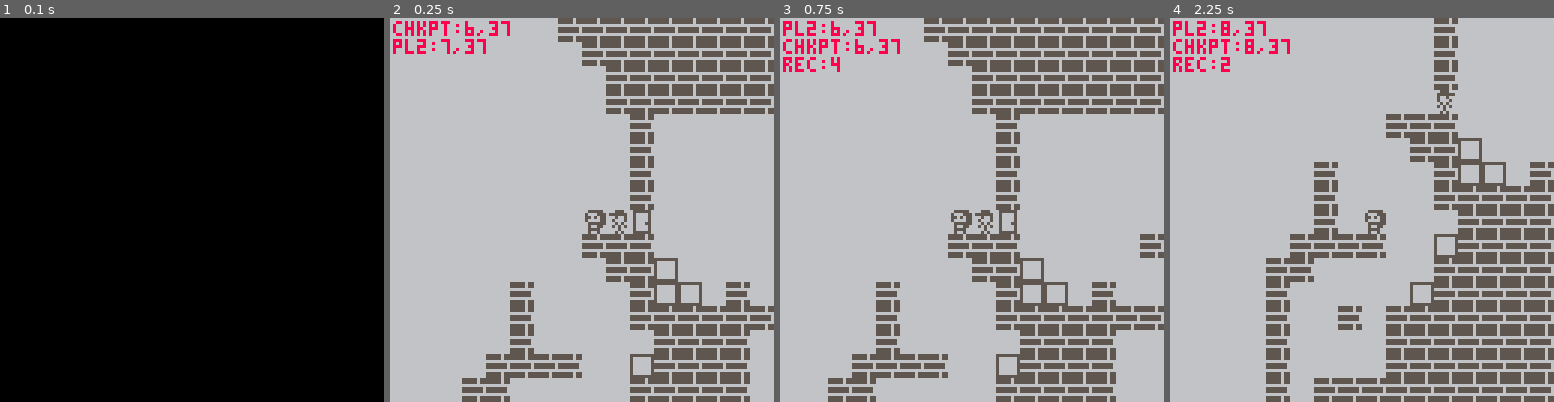
Above: before the commit, frames 1-4 (left to right).
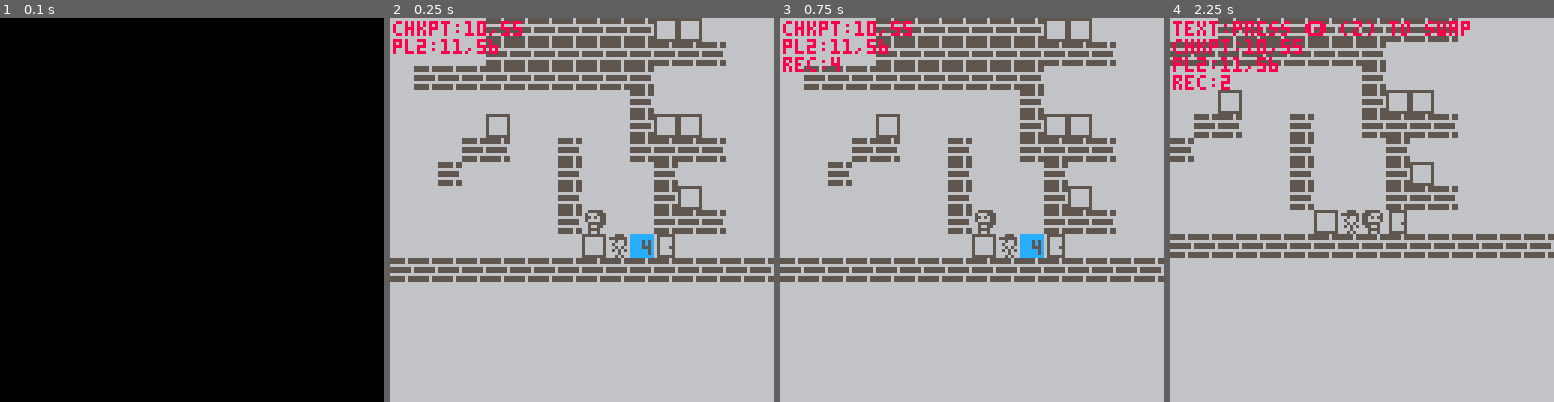
Above: after the commit, the same moments.

Repository: krscott/blockdudette
Game: PICO-8 cartridge blockdudette.p8
Two runs of this game, one before a commit and one after it. Both use one fixed random seed, a clock stepped at 60 frames per second and the inputs below.
Inputs:
- Up to frame 1 (0.1 s): no input
- Up to frame 2 (0.25 s): no input
- Up to frame 3 (0.75 s): tap X (X key) at 0.33 s; tap O (Z key) at 0.7 s
- Up to frame 4 (2.25 s): tap X (X key) at 1.07, 1.85 s; hold Right 1.6-2.1 s; tap O (Z key) at 1.7, 2.1 s; hold Up from 2.15 s (still down)

Frame 1 is identical in both runs. In frame 2, 27% of the frame differs, in the area x 0-100%, y 0-100%; in frame 3, 28%; in frame 4, 30%.

Commit message:
Add logic to force both players to hit checkpoint

Diff:
--- a/blockdudette.p8
+++ b/blockdudette.p8
@@ -173,9 +173,16 @@
 sp_block=3
 sp_pl=4
 sp_door=5
+sp_door_open=7
 sp_pl2=6
 sp_evt0=48
 sp_evt_max=59
+
+-- enums
+chkpt_none=0
+chkpt_pl1=1
+chkpt_pl2=2
+chkpt_all=3
 
 -- game objects
 go_bl={
@@ -231,6 +238,7 @@
 		events={},
 		chkpt_state={},
 		chkpts_hit={},
+		coop=false,
 	})
 end
 
@@ -247,8 +255,17 @@
 			state.chkpt_state)
 	end
 
-	if inp.o then
-		return swap_players(state)
+	if inp.o	and state.coop then
+		local chkpt=get2d(
+			state.chkpts_hit,pl2.x,pl2.y
+		)
+
+		if chkpt==nil
+				or chkpt==chkpt_none
+				or chkpt==chkpt_all
+				then
+			return swap_players(state)
+		end
 	end
 
 	local npl,npl2,nblx=
@@ -266,10 +283,6 @@
 		npl,
 		state.events
 	)
-
-
-	debug("evt0",nevts[0] and not nevts[0].done)
-	debug("evt1",nevts[1] and not nevts[1].done)
 
 	local nstate=proc_evts(
 		cp(state,{
@@ -285,28 +298,53 @@
  )
 
 	if pl.chkpt!=npl.chkpt then
-		local is_hit=get2d(
+		local chkpt_status=get2d(
 			nstate.chkpts_hit,
 			npl.chkpt.x,npl.chkpt.y
 		)
 
-		if is_hit==nil then
+		if chkpt_status!=chkpt_all
+				then
+
+			-- next checkpoint status
+			local ncs
+			if state.coop then
+ 			ncs=bor(
+ 				chkpt_status,
+ 				(pl.s==sp_pl
+ 					and chkpt_pl1
+ 					or chkpt_pl2
+ 				)
+ 			)
+ 		else
+ 			ncs=chkpt_all
+ 		end
+
 			local nchkpts_hit=set2d(
  			nstate.chkpts_hit,
  			npl.chkpt.x,npl.chkpt.y,
- 			true
+ 			ncs
  		)
 
- 		return cp(nstate,{
- 			chkpt_state=cp(
-  			fpdel(
-   			nstate,"chkpt_state"
-   		),{
+			if ncs==chkpt_all then
+  		return cp(nstate,{
+  			chkpt_state=cp(
+   			fpdel(
+    			nstate,"chkpt_state"
+    		),{
+    			chkpts_hit=nchkpts_hit
+   			}
+   		),
+   		chkpts_hit=nchkpts_hit
+   	})
+   else
+  		return cp(
+  			swap_players(nstate),
+  			{
    			chkpts_hit=nchkpts_hit
-  			}
-  		),
-  		chkpts_hit=nchkpts_hit
-  	})
+   		}
+   	)
+   end
   else
   	return nstate
   end
@@ -321,6 +359,7 @@
 	local pls={state.pl2,state.pl}
 	local cam=state.cam
 	local blx=state.blocks
+	local chpts=state.chkpts_hit
 
 	cls(cl_light)
 	map(0,0,0,0,128,64)
@@ -331,6 +370,15 @@
 		if state.events[v.n]==nil then
  		spr(
  			sp_evt0+v.n,g2w(x),g2w(y)
+ 		)
+ 	end
+	end
+
+	-- open door sprites
+	for x,y,v in all2d(chpts) do
+		if v==chkpt_all then
+ 		spr(
+ 			sp_door_open,g2w(x),g2w(y)
  		)
  	end
 	end
@@ -856,7 +904,10 @@
 
 	[4]=function (state,evt)
 		return text_event(
-			state,evt,
+			cp(state,{
+				coop=true,
+			}),
+			evt,
 			"press 🅾️ (z) to swap"
 		)
 	end,
@@ -952,8 +1003,12 @@
 
 	local fr=evt.frame
 
+	if fr==0 then
+		debug("text",txt)
+	end
+
 	if fr>60*5 then
-	debug_clr(txt)
+		debug("text", " ")
 		return state,cp(evt,{
 			done=true
 		})
@@ -962,8 +1017,6 @@
 	local nevt=cp(evt,{
 		frame=fr+1
 	})
-
-	debug(txt," ")
 
 	return state,nevt
 end
@@ -1040,9 +1093,8 @@
 
 todo
 ----
-. improve event stopping
-. improve checkpoint state
-		reloading
+- text box
+- 2-player checkpoint
 
 
 sprite flags
@@ -1218,14 +1270,14 @@
 	return arr[#arr]
 end
 __gfx__
-00000000666666665555565555555555665555566555555666655566000000000000000000000000000000000000000000000000000000000000000000000000
-00000000666666665555565556666665656665556566665665555556000000000000000000000000000000000000000000000000000000000000000000000000
-00000000666666666666666656666665655656556566665666656656000000000000000000000000000000000000000000000000000000000000000000000000
-00000000666666665555555656666665656666556566665666566656000000000000000000000000000000000000000000000000000000000000000000000000
-00000000666666665555555656666665665555556566655666656566000000000000000000000000000000000000000000000000000000000000000000000000
-00000000666666666666666656666665665665566566665666565656000000000000000000000000000000000000000000000000000000000000000000000000
-00000000666666665555565556666665665555666566665666665666000000000000000000000000000000000000000000000000000000000000000000000000
-00000000666666665555565555555555665665666555555666656566000000000000000000000000000000000000000000000000000000000000000000000000
+00000000666666665555565555555555665555566555555666655566655555560000000000000000000000000000000000000000000000000000000000000000
+00000000666666665555565556666665656665556566665665555556656555560000000000000000000000000000000000000000000000000000000000000000
+00000000666666666666666656666665655656556566665666656656656655560000000000000000000000000000000000000000000000000000000000000000
+00000000666666665555555656666665656666556566665666566656656655560000000000000000000000000000000000000000000000000000000000000000
+00000000666666665555555656666665665555556566655666656566656555560000000000000000000000000000000000000000000000000000000000000000
+00000000666666666666666656666665665665566566665666565656656655560000000000000000000000000000000000000000000000000000000000000000
+00000000666666665555565556666665665555666566665666665666656555560000000000000000000000000000000000000000000000000000000000000000
+00000000666666665555565555555555665665666555555666656566655555560000000000000000000000000000000000000000000000000000000000000000
 00000000000000000000000000000000000000000000000000000000000000000000000000000000000000000000000000000000000000000000000000000000
 00000000000000000000000000000000000000000000000000000000000000000000000000000000000000000000000000000000000000000000000000000000
 00000000000000000000000000000000000000000000000000000000000000000000000000000000000000000000000000000000000000000000000000000000
@@ -1292,7 +1344,7 @@
 10202020202020202020202020202020202020201010101020202020202020202020202020202020201010101020202020202020101010101010101010101010
 10101010101010102010101010101010101010303020201010101010102020201010101010101010101020202020202020202020202020202020202020202010
 10202020202020202020202020202020202020202010101010202020202010101010101010101010101010102020202020202020101010101010101010101010
-10101010101040605010101010101030101020202020101010101010101020101010101010101010101010202020202020202020202020202020202020202020
+10101010101010105010101010101030101020202020101010101010101020101010101010101010101010202020202020202020202020202020202020202020
 10102020202020202020202020202020202020202020101010102020202010101010101010101010101010202020202020202020201010101010102020101010
 10101010101020202010101010102020201010101010101010101010101050101030101010101010101010202020201010101010102020202020202020202020
 10102020202020202020202020202020202020202020201010101010102010103010102020202020202020202020202020202020202020202020202020201010
@@ -1302,9 +1354,9 @@
 10101010101010202020202020202020202020202020202020202020202020202020101010201010101010101010101010101010101010101010102020101010
 10101020101010102020202020202020202020202020202020103010202020101010101010101010101010105010101010202020101010201010101010101010
 20202020202010202020202020202020202020202020202020201010101020202020201010201010101010101010101010101010101010101010102020101010
-10101020101010101020202020101010101010101010202020202020202020202020202010101010102020202020101010101010101010501010101010101020
+10101020101010101020202020202020201010101010202020202020202020202020202010101010102020202020101010101010101010501010101010101020
 20101010101010101010101010102010101010101010101010101030101010102020202010501010101010101010101010101010101010101010102020101010
-10102020202010103020202020101010101010101010101020202020202020202020202020103010202020202020103010101010202020201010101010433010
+10102020202010103020202020202010101010101010101020202020202020202020202020103010202020202020103010101010202020201010101010433010
 10101010101010101010101010335010101010101010101010102020201010102020202020201010101010101010101010101010101010101010102020101010
 10202010101010102020202020101010101010101010101010101010102020202020202020202020202020202020102020202020202020202010202020202020
 20202020201010101010102020202010102010101010202010101010101010102020202020201010101010101010101010101010101010101010102020101010
@@ -1328,11 +1380,11 @@
 10101010101010101010101010101010101010101010101010101010101010101010101010101010101010101010101010101010101010101010101010101010
 10201010101010101020101010203010101010101010102020202010101020101010101010101010101010101010101010101010101010101010101010101010
 10101010101010101010101010101010101010101010101010101010101010101010101010101010101010101010101010101010101010101010101010101010
-10201010101010101020101010202020101010101010101010102010101020101010101010101010101010101010101010101010101010101010101010101010
-10101010101010101010101010101010101010101010101010101010101010101010101010101010101010101010101010101010101010101010101010101010
-10201010101010101010301010501010101010101010101010301030101050101010101010101010101010101010101010101010101010101010101010101010
-10101010101010101010101010101010101010101010101010101010101010101010101010101010101010101010101010101010101010101010101010101010
-10202020202020202020202020202020202020202020202020202020202020101010101010101010101010101010101010101010101010101010101010101010
+10201010101010101020401010202020101010101010101010102010101020101010101010101010101010101010101010101010101010101010101010101010
+10101010101010101010101010101010101010101010101010101010101010101010101010101010101010101010101010101010101010101010101010101010
+10201010101010101010306043501010101010101010101010301030101050101010101010101010101010101010101010101010101010101010101010101010
+10101010101010101010101010101010101010101010101010101010101010101010101010101010101010101010101010101010101010101010101010101010
+10202020202020202020202020202020202020202020202020202020202020202020101010101010101010101010101010101010101010101010101010101010
 10101010101010101010101010101010101010101010101010101010101010101010101010101010101010101010101010101010101010101010101010101010
 10101010101010101010101010101010101010101010101010101010101010101010101010101010101010101010101010101010101010101010101010101010
 10101010101010101010101010101010101010101010101010101010101010101010101010101010101010101010101010101010101010101010101010101010
